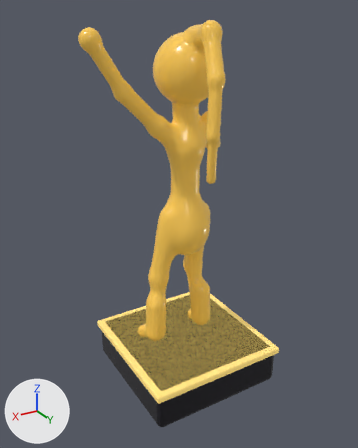
A saved change to the Blender file art/blender/decor_popStar.blend.
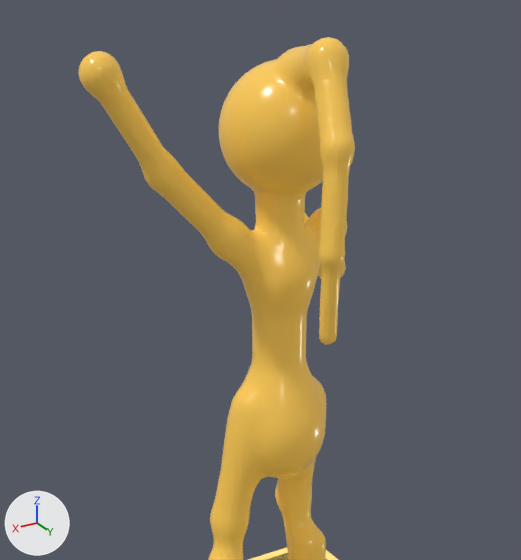
There are two pictures of each version: one whole from a 50 mm camera at (1.016, 1.644, 1.565) aimed at (0.04, 0.018, 0.752), one close up on the part from 10% to 88% of the width and 0% to 67% of the height. Arrows for +X, +Y and +Z are at lower left; the lights stay in place. The first two pictures are the older version.

Objects in the first close-up: 'Star' and 1 more.
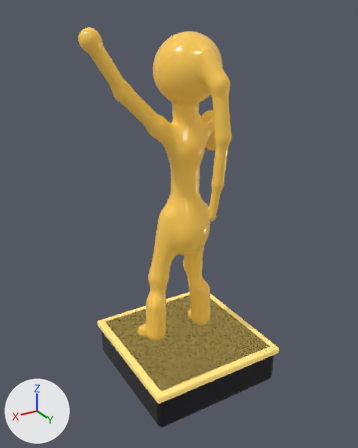
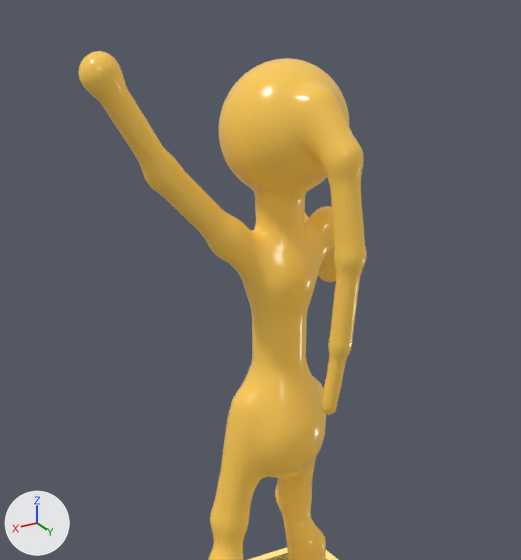
Changed parts and their boxes [x1, y1, x2, y2] in the close-ups (521 x 560 px; the box of a moved part takes in the faces that stretch with it):
'Star', reshaped: before [78, 37, 355, 560]; after [78, 51, 367, 560]
part 1 of me_mesh, moved or reshaped: before [265, 37, 355, 345]; after [265, 58, 367, 415]

Patch to the scene script:
```diff
--- a/art/blender/decor_popStar.blend.py
+++ b/art/blender/decor_popStar.blend.py
@@ me_mesh @@
 # used by ob_star; parent = ob_decor_popstar; location = (0.0, 0.0, 0.0)
-me_mesh.from_pydata(...)  # 11018 vertices, 13423 faces; spans x -0.235..0.416, y -0.197..0.314, z 0.181..1.538
+me_mesh.from_pydata(...)  # 10926 vertices, 13247 faces; spans x -0.235..0.416, y -0.197..0.241, z 0.181..1.517
+# me_mesh part 1: 49 vertices moved from x -0.054..0.056, y 0.03..0.142, z 1.326..1.512 to x -0.054..0.056, y 0.03..0.15, z 1.316..1.497; 1185 vertices removed from x -0.054..0.094, y 0.021..0.314, z 1.004..1.538; 1093 vertices added at x -0.061..0.054, y 0.03..0.241, z 0.814..1.496
 me_mesh.materials.append(mat_b2_f0c0500_220_151)
```
